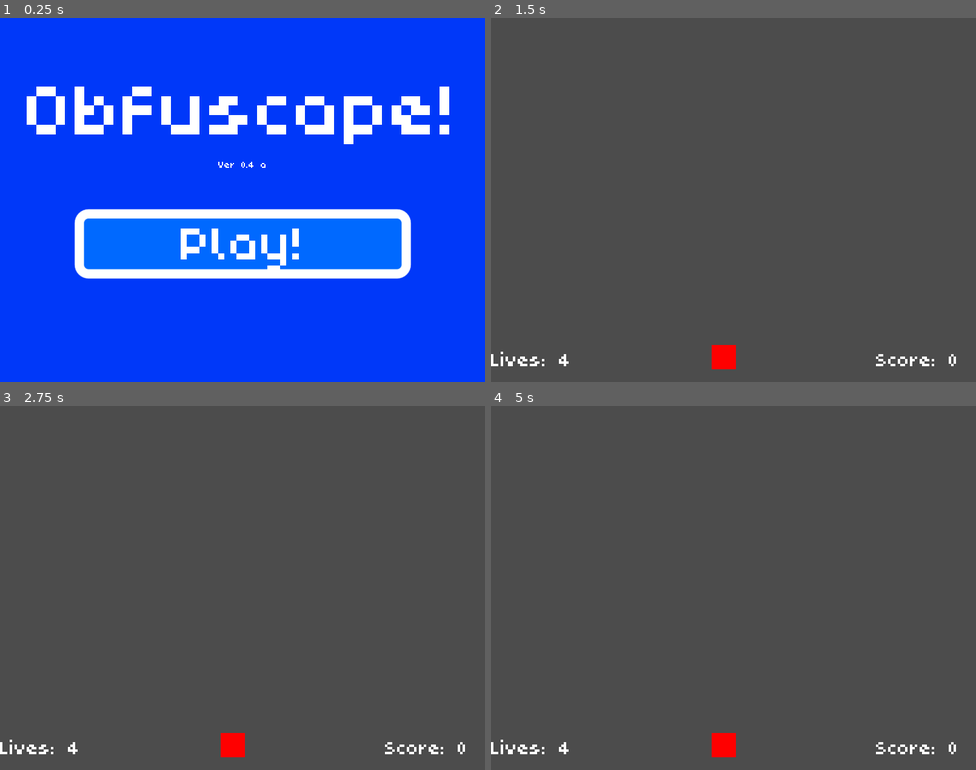
Above: before the commit, frames 1-4 (two rows, left to right).
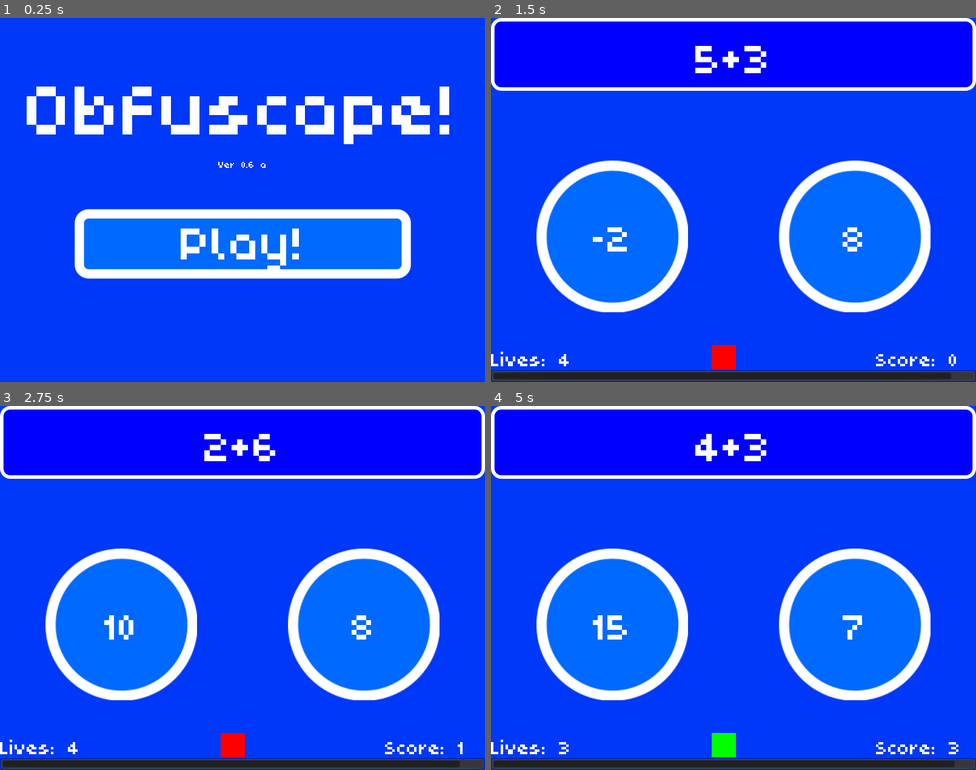
Above: after the commit, the same moments.

Repository: greenbas/obfuscape
Game: Godot game, scene res://Start Screen.tscn
Two runs of this game, one before a commit and one after it. Both use one fixed random seed, a clock stepped at 60 frames per second and the inputs below. Sound files missing from this copy of the repository are replaced by a short silence.
Inputs (mouse positions are in pixels of both pictures, inside the frame that each line leads up to):
- Up to frame 1 (0.25 s): no input
- Up to frame 2 (1.5 s): click "Play!" at 0.5 s; click "Easy" at 1.25 s
- Up to frame 3 (2.75 s): click (121, 624) at 2 s, where only the run after the commit has a clickable "-2"
- Up to frame 4 (5 s): click (612, 624) at 2.75 s, where only the run after the commit has a clickable "10"; click (612, 624) at 3.52 s; click (854, 624) at 4.27 s

The runs differ from the first frame. In frame 1, less than 0.1% of the frame differs, in the area x 51-52%, y 39-42%; in frame 2, 99%; in frame 3, 99%; in frame 4, 99%, in the area x 0-100%, y 0-100%.
Error before the commit: Invalid set index 'timer_start_value' (on base: 'Node (globals.gd)') with value of type 'float'. (res://src/Main.gd:98)

Commit message:
added timer bar

Diff:
--- a/Start Screen.tscn
+++ b/Start Screen.tscn
@@ -42,7 +42,7 @@
 margin_right = 135.0
 margin_bottom = -34.4538
 rect_scale = Vector2( 0.5, 0.5 )
-text = "Ver 0.4 a"
+text = "Ver 0.6 a"
 align = 1
 valign = 1
 __meta__ = {
--- a/src/Games/Arithmetic_Game/Arithmetic_game_sub.gd
+++ b/src/Games/Arithmetic_Game/Arithmetic_game_sub.gd
@@ -22,7 +22,7 @@
 	AnswerR.set_correctness(pData.R.flag)
 	AnswerL.connect("answer_ready",self,"_on_player_answer")
 	AnswerR.connect("answer_ready",self,"_on_player_answer")
-	game_timer.start(3.0)
+	game_timer.start(globals.timer_start_value)
 
 
 func _on_player_answer(value):
--- a/src/Games/Game.gd
+++ b/src/Games/Game.gd
@@ -6,6 +6,7 @@
 var g = globals
 var GameData = g.promptData.get_all_data()
 onready var game_timer = get_node("Timer")
+onready var timer_bar = $"Timer Bar"
 
 func set_game_type(value:int): type = value
 
--- a/src/Games/Game.tscn
+++ b/src/Games/Game.tscn
@@ -7,9 +7,36 @@
 
 "
 
+[sub_resource type="GDScript" id=2]
+script/source = "extends ProgressBar
+
+
+onready var timer = get_node(\"../Timer\")
+
+
+# Called when the node enters the scene tree for the first time.
+func _ready():
+	pass # Replace with function body.
+
+
+# Called every frame. 'delta' is the elapsed time since the previous frame.
+func _process(delta):
+	value = (timer.time_left / globals.timer_start_value) * 100
+"
+
 [node name="Game" type="Node2D"]
 script = ExtResource( 1 )
 
 [node name="Timer" type="Timer" parent="."]
 script = SubResource( 1 )
+
+[node name="Timer Bar" type="ProgressBar" parent="."]
+margin_top = 580.0
+margin_right = 800.0
+margin_bottom = 600.0
+percent_visible = false
+script = SubResource( 2 )
+__meta__ = {
+"_edit_use_anchors_": false
+}
 [connection signal="timeout" from="Timer" to="." method="_on_Timer_timeout"]
--- a/src/globals.gd
+++ b/src/globals.gd
@@ -29,10 +29,14 @@
 func xnor(a : bool,b: bool) -> bool: return (a && b) || (!a && !b)
 func xor(a: bool,b:bool) -> bool: return !xnor(a,b)
 
+var difficulty_mode = -1;
+var timer_start_value : float
+
+
+
 var score = 0;
 var lives = 4;
 
-var difficulty_mode = -1;
 
 var in_game: bool = false
 
Not shown: 1 places in src/Games/Game.tscn that only renumber resources
